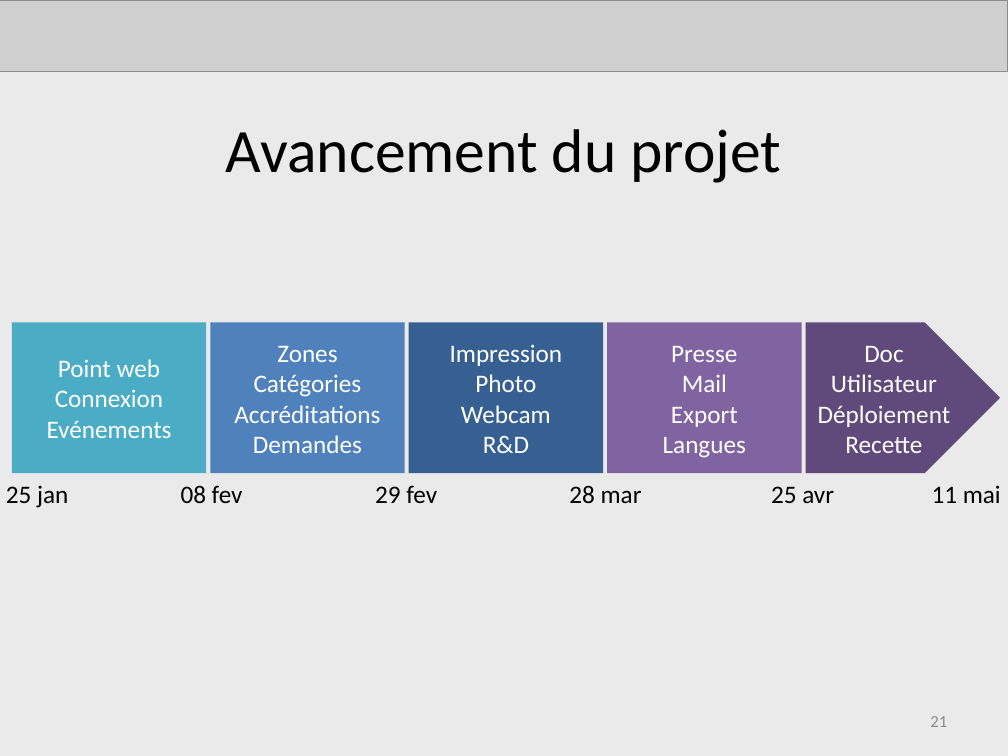
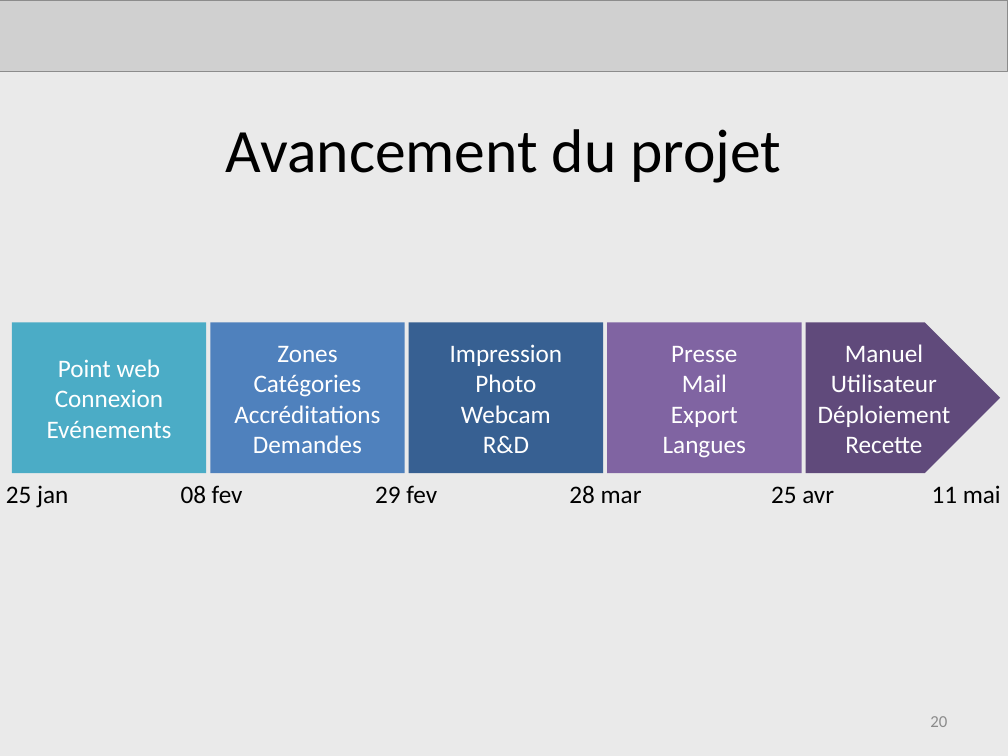
Before and after one commit to AdrienLombard/SimplePass, a slide deck: slide 20 of doc/Présentations/Projet Courchevel - Soutenance finale.pptx (slide 21 before the commit). Drawn at 1008x756 pixels with LibreOffice and Linux fonts; fonts in the diff are those of the drawing; grey boxes stand for pictures. Boxes give left, top, right and bottom in pixels: in the first picture for what was removed or moved away, otherwise in the second. Text is boxed around its words. In the diff, an @@ line names an element or a change of style, - is before the commit and + after.

```diff
--- a/doc/Présentations/Projet Courchevel - Soutenance finale.pptx
+++ b/doc/Présentations/Projet Courchevel - Soutenance finale.pptx
@@ text in pentagon arrow at (831,344,937,392): text changed @@
-Doc Utilisateur
+Manuel Utilisateur
@@ page number at (930,716,947,727): text changed @@
-21
+20
```
Also in this commit, not shown: 7 other slides changed, 2 slides added, 3 slides removed.
